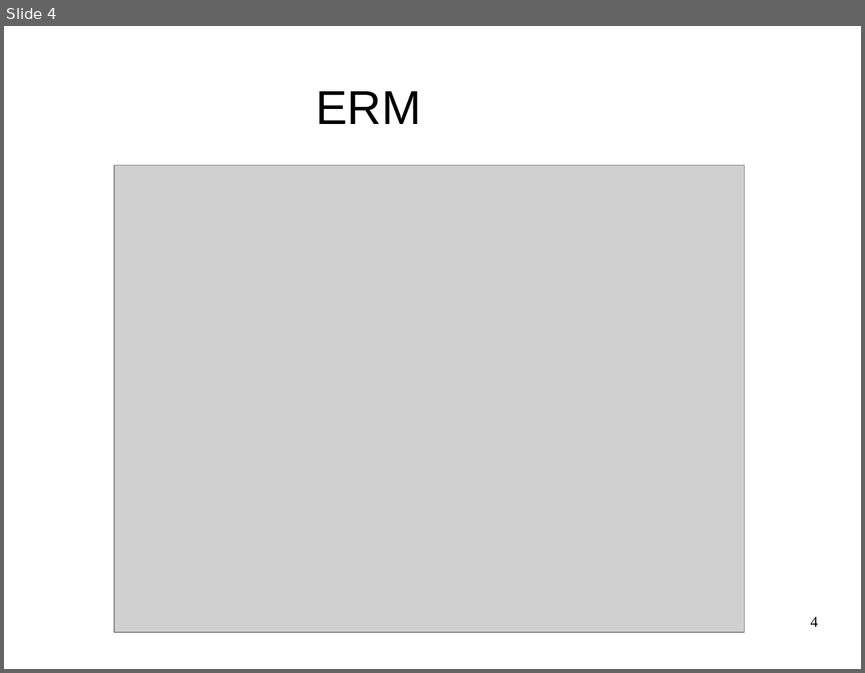
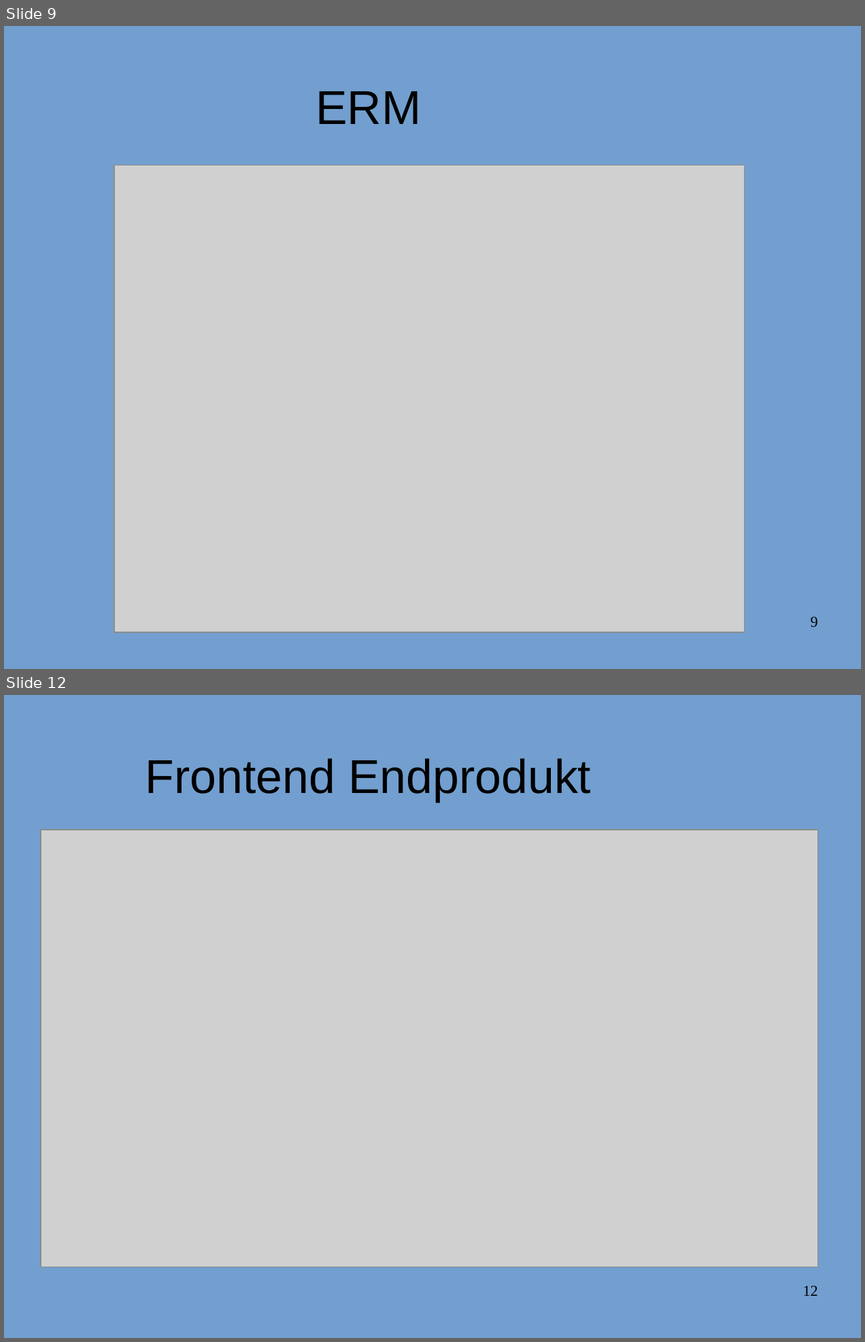
Before and after one commit to JackWolfskind/Tannte-Emma, a slide deck: doc/Präsentation/Präsentation.odp. Shown one above the other, each under a label of ours: slide 4 before the commit, slides 9 and 12 after it; the slides between them are not shown. The pictures are 865x673 and 865x1342 pixels, drawn with LibreOffice and Linux fonts; fonts in the diff are those of the drawing; grey boxes stand for pictures; background and template pictures are left out. Boxes give left, top, right and bottom in pixels: in the first picture for what was removed or moved away, otherwise in the second. Text is boxed around its words. In the diff, an @@ line names an element or a change of style, - is before the commit and + after.

```diff
--- a/doc/Präsentation/Präsentation.odp
+++ b/doc/Präsentation/Präsentation.odp
@@ slide 12 added at [4,695,861,1338], background #729FCF @@
@@ title added at [145,758,591,802], 44 pt, text #000000 @@
+Frontend Endprodukt
@@ picture added at [41,830,818,1266] @@
@@ page number added at [803,1285,818,1295], 14 pt, text #000000 @@
+12
@@ what was slide 4 is now slide 9 @@
@@ slide 9 changed as well @@
@@ background #FFFFFF to #729FCF @@
@@ page number at [810,616,818,626]: text changed @@
-4
+9
```
Also in this commit, not shown: 3 other slides changed, 7 other slides added, 5 other files.
